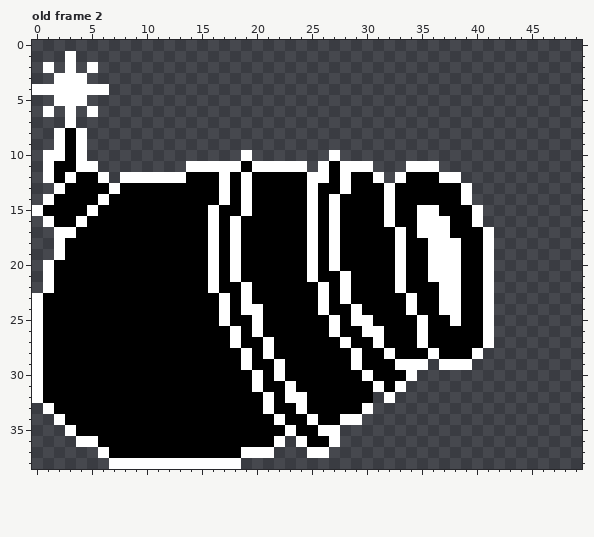
One commit to this pixel-art file: image-edits/aseprite/cannonAnimation.aseprite. This is how it looked before the edit.
50x39 pixels, 4 frames. Shown: old frame 2. The commit also changed other frames, which this record leaves out.
After:
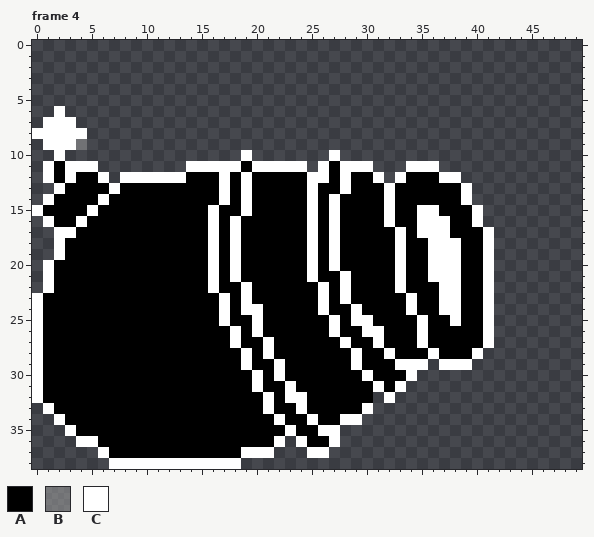
Palette (. is transparent): A #000000  B #a2a2a287  C #ffffff
A new or re-ordered frame is compared with the old frame closest to it.
Commit: Added frames for the fuse to shorten and made the entire shooting animation 5 frames shorter
Difference:
frames 4 -> 6
layer "fuse" added
Changed rows in their new state; - is an unchanged pixel.
Frame 4 is new; against old frame 2, layers "fuse", "cannon":
first column x 0:
 1 ---.---
 2 -.-.-.-
 3 --...--
 4 .......
 5 --...--
 6 -.C.-.-
 7 -CC----
 8 CC-C---
 9 -C-CB--
10 -.-..--
11 ---C---
Changed places in both pictures, as pixel boxes (x1, y1, x2, y2):
changed: (32, 51, 109, 172)
